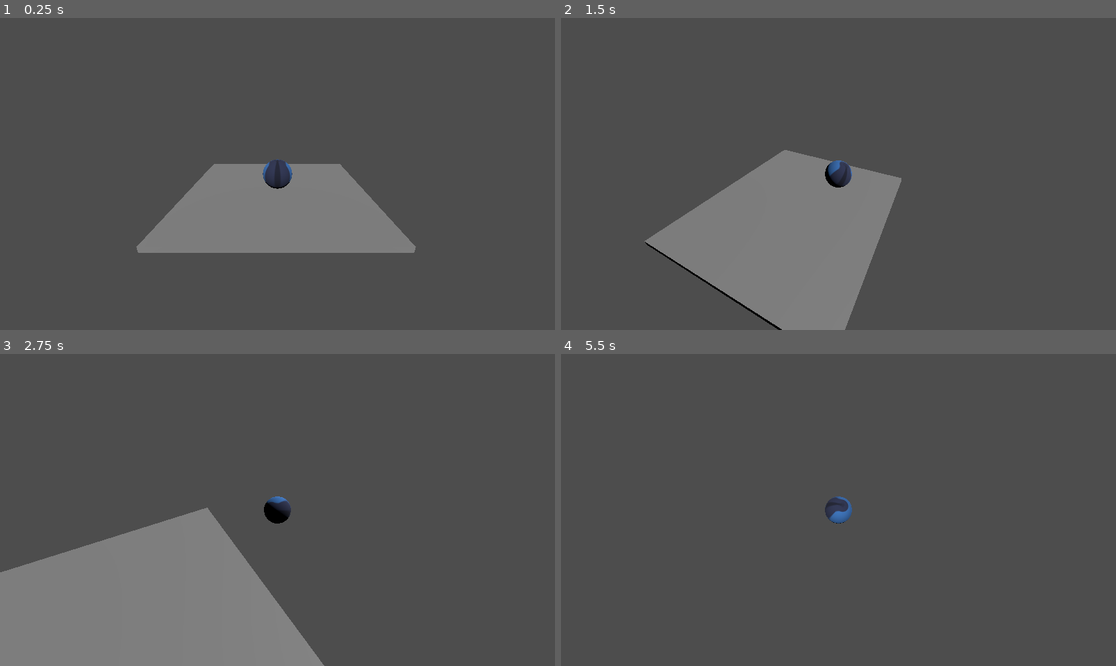
Above: before the commit, frames 1-4 (two rows, left to right).
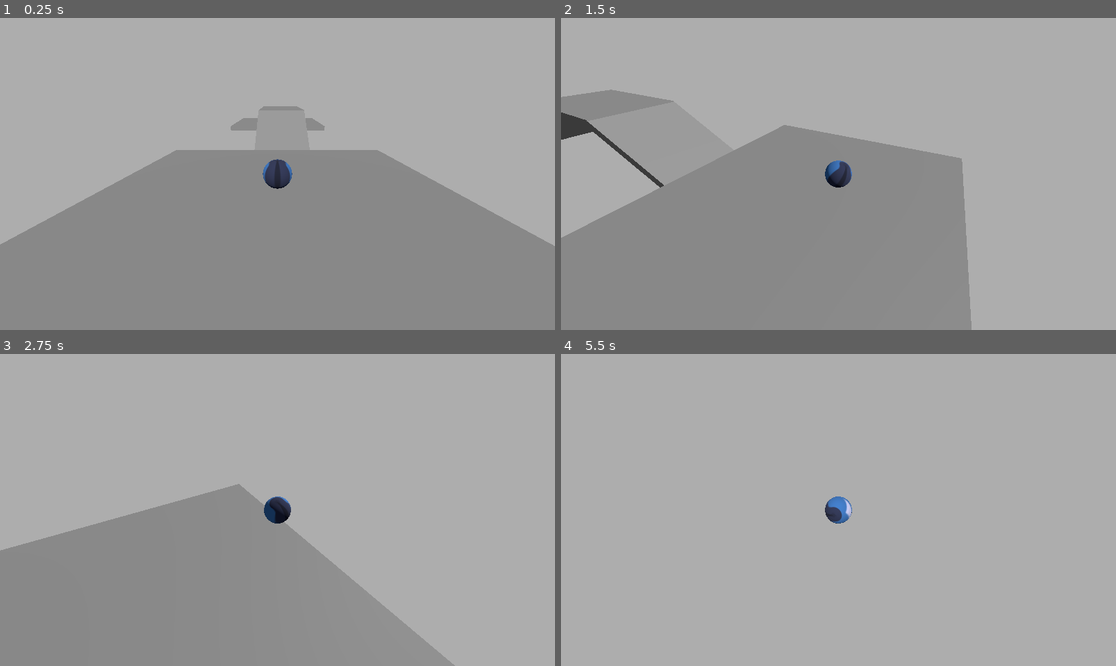
Above: after the commit, the same moments.

Repository: sandroalvoz/in-our-minds-godot
Game: Godot game, scene res://Scenes/TestLevel.tscn
The game is run twice, just before and just after one commit, with the same random seed, the same clock (stepped at 60 frames per second) and the same inputs. The engine's default icon, where the game draws it, is replaced by a stand-in: a white triangle on a blue panel in a dark square.
Inputs:
- Up to frame 1 (0.25 s): no input
- Up to frame 2 (1.5 s): hold D (right) 0.53-1.28 s; hold S (backward) from 1.28 s (still down)
- Up to frame 3 (2.75 s): release S (backward) at 2.03 s; hold D (right) from 2.03 s (still down)
- Up to frame 4 (5.5 s): release D (right) at 2.78 s; hold W (forward) 2.78-3.53 s; hold A (left) 3.53-5.03 s; hold S (backward) from 5.03 s (still down)

The runs differ from the first frame. In frame 1, 89% of the frame differs, in the area x 0-100%, y 0-100%; in frame 2, 83%; in frame 3, 79%; in frame 4, 100%.

Commit message:
test: level design

Diff:
--- a/Scenes/TestLevel.tscn
+++ b/Scenes/TestLevel.tscn
@@ -2,25 +2,46 @@
 
 [ext_resource type="PackedScene" uid="uid://da7ai80i7q1ap" path="res://Scenes/Player.tscn" id="1_hsjsj"]
 
-[sub_resource type="BoxShape3D" id="BoxShape3D_c10xc"]
+[sub_resource type="Environment" id="Environment_g5eta"]
+background_energy_multiplier = 2.26
 
-[sub_resource type="BoxMesh" id="BoxMesh_kivy1"]
+[sub_resource type="CameraAttributesPractical" id="CameraAttributesPractical_ac1u7"]
 
 [node name="Node3D" type="Node3D"]
 
 [node name="Blocking" type="Node" parent="."]
 
-[node name="StaticBody3D" type="StaticBody3D" parent="Blocking"]
-transform = Transform3D(6.17163, 0, 0, 0, 0.16151, 0, 0, 0, 5.8377, 0, -0.38791, 0)
+[node name="CSGBox3D" type="CSGBox3D" parent="Blocking"]
+transform = Transform3D(0.630131, 0, 0, 0, 1, 0, 0, 0, 0.500967, 0, 0, 0)
+use_collision = true
+size = Vector3(18.8674, 0.487305, 20.5748)
 
-[node name="CollisionShape3D" type="CollisionShape3D" parent="Blocking/StaticBody3D"]
-shape = SubResource("BoxShape3D_c10xc")
+[node name="CSGBox3D4" type="CSGBox3D" parent="Blocking"]
+transform = Transform3D(0.630131, 0, 0, 0, 1, 0, 0, 0, 0.500967, 0.0582428, -0.614355, -24.7453)
+use_collision = true
+size = Vector3(18.8674, 0.487305, 20.5748)
 
-[node name="MeshInstance3D" type="MeshInstance3D" parent="Blocking/StaticBody3D"]
-mesh = SubResource("BoxMesh_kivy1")
+[node name="CSGBox3D5" type="CSGBox3D" parent="Blocking"]
+transform = Transform3D(0.630131, 0, 0, 0, 1, 0, 0, 0, 0.500967, 0.316481, 2.02893, -11.8522)
+use_collision = true
+size = Vector3(5.17608, 0.487305, 12.6721)
+
+[node name="CSGBox3D2" type="CSGBox3D" parent="Blocking"]
+transform = Transform3D(0.630131, 0, 0, 0, 0.866025, -0.250484, 0, 0.5, 0.43385, 0.308183, 0.626107, -6.31201)
+use_collision = true
+size = Vector3(5.18029, 0.487305, 11.2194)
+
+[node name="CSGBox3D3" type="CSGBox3D" parent="Blocking"]
+transform = Transform3D(0.630131, 0, 0, 0, 0.866025, 0.250484, 0, -0.5, 0.43385, 0.308183, 0.626107, -17.3823)
+use_collision = true
+size = Vector3(5.18029, 0.487305, 11.2194)
 
 [node name="Player" parent="." instance=ExtResource("1_hsjsj")]
 transform = Transform3D(1, 0, 0, 0, 1, 0, 0, 0, 1, 0.0308855, 0.59216, 0.0278077)
 
 [node name="DirectionalLight3D" type="DirectionalLight3D" parent="."]
 transform = Transform3D(1, 0, 0, 0, 0.707107, 0.707107, 0, -0.707107, 0.707107, 0, 2.91899, 5.30341)
+
+[node name="WorldEnvironment" type="WorldEnvironment" parent="."]
+environment = SubResource("Environment_g5eta")
+camera_attributes = SubResource("CameraAttributesPractical_ac1u7")
